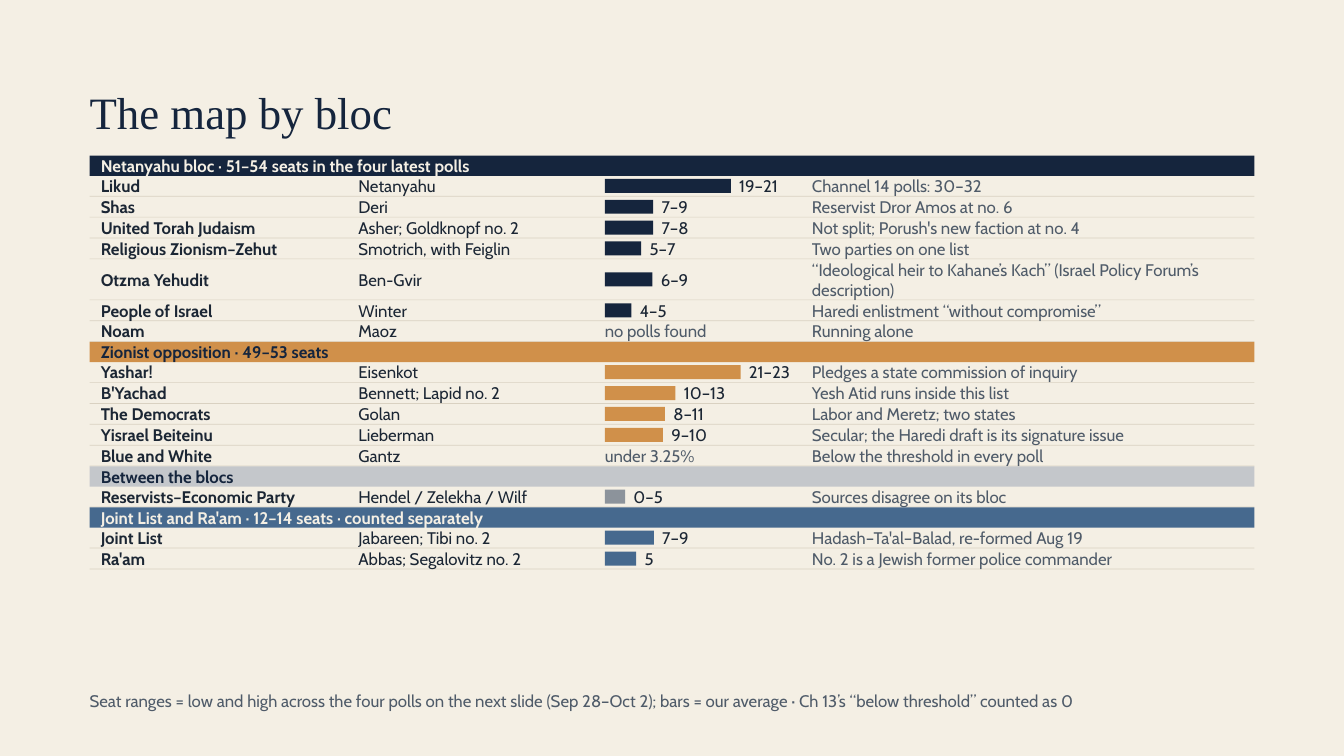
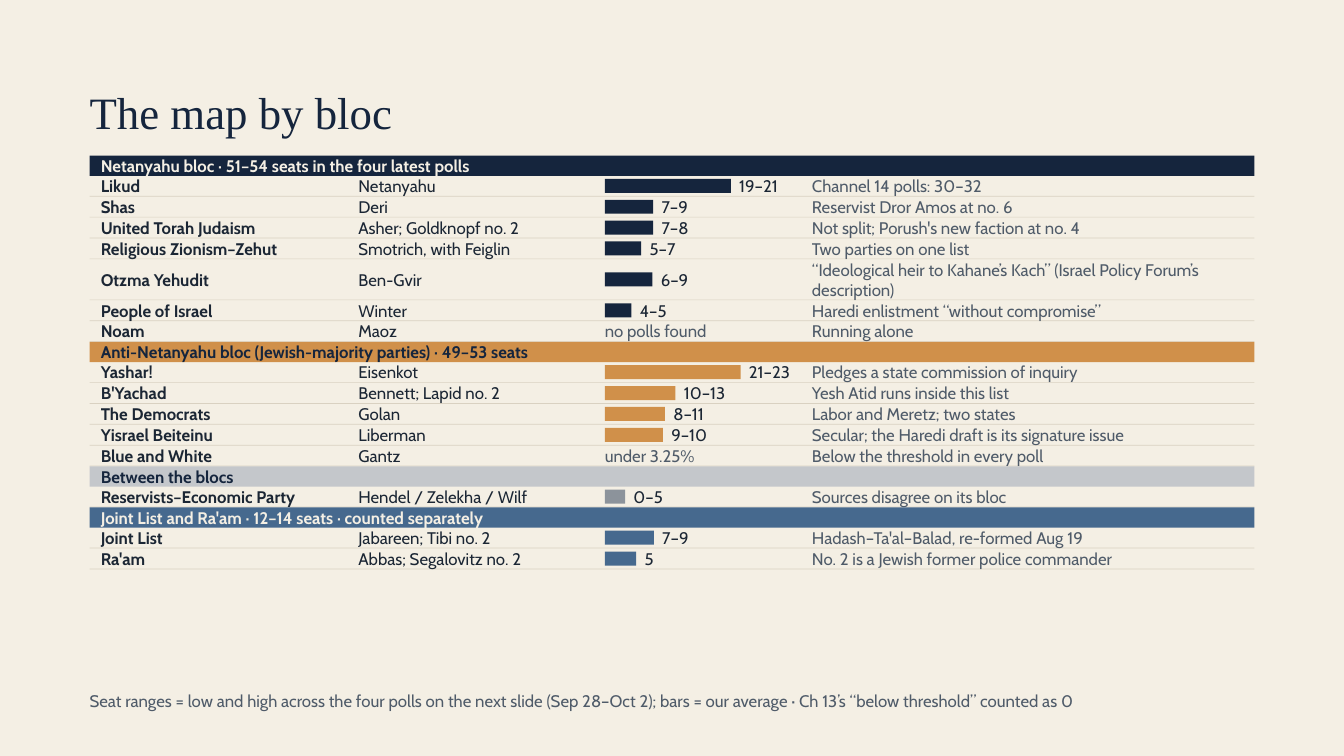
Before and after one commit to RavBogard/israelielection, a slide deck: slide 28 of public/teach/session-1-deck.pptx. Drawn at 1344x756 pixels with LibreOffice and Linux fonts; fonts in the diff are those of the drawing. Boxes give left, top, right and bottom in pixels: in the first picture for what was removed or moved away, otherwise in the second. Text is boxed around its words. In the diff, an @@ line names an element or a change of style, - is before the commit and + after.

```diff
--- a/public/teach/session-1-deck.pptx
+++ b/public/teach/session-1-deck.pptx
@@ text at box(101, 345, 528, 363): text changed @@
-Zionist opposition · 49–53 seats
+Anti-Netanyahu bloc (Jewish-majority parties) · 49–53 seats
@@ text at box(358, 428, 425, 441): text changed @@
-Lieberman
+Liberman
```
Also in this commit, not shown: 10 other slides changed, 3 other files.
